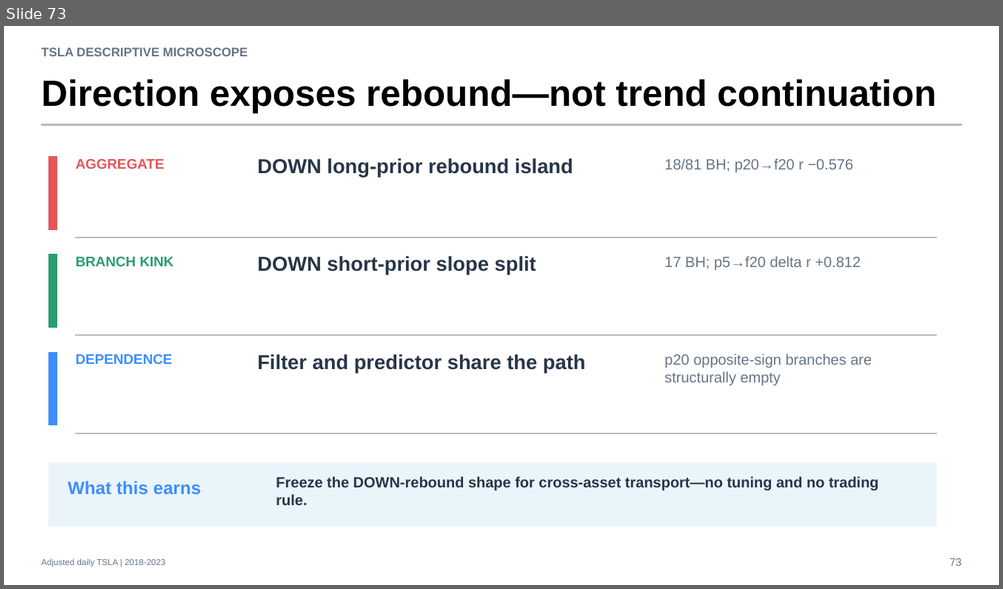
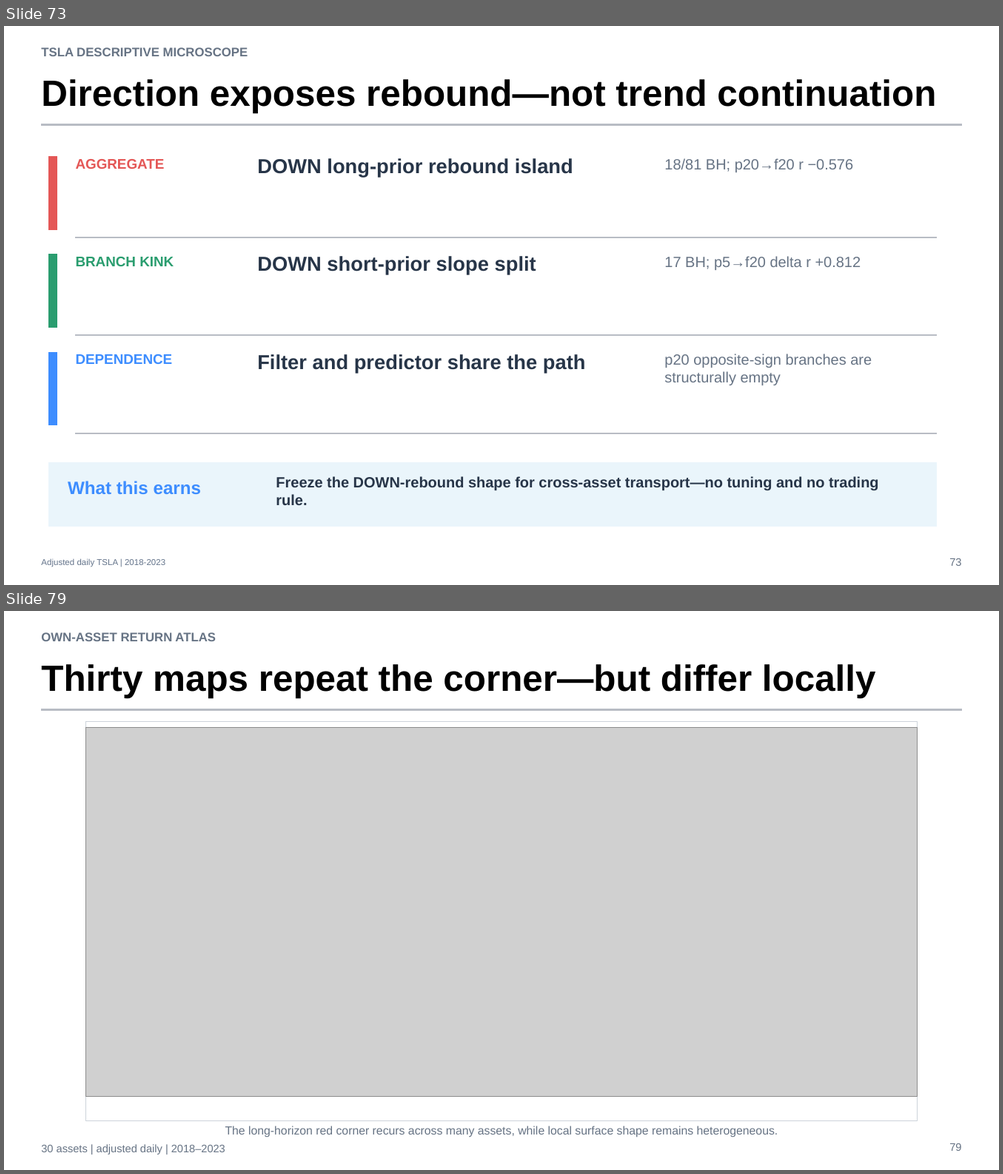
Before and after one commit to Francisc0Franc0/Time-Series-Modeling-Gen5, a slide deck: operator_hypothesis_lab/presentations/tsla_descriptive_microscope_evidence.pptx. Shown one above the other, each under a label of ours: slide 73 before the commit, slides 73 and 79 after it; the slides between them are not shown. The pictures are 1003x589 and 1003x1174 pixels, drawn with LibreOffice and Linux fonts; fonts in the diff are those of the drawing; grey boxes stand for pictures. Boxes give left, top, right and bottom in pixels: in the first picture for what was removed or moved away, otherwise in the second. Text is boxed around its words. In the diff, an @@ line names an element or a change of style, - is before the commit and + after.

Commit message:
Add balanced own-asset return geometry atlas

```diff
--- a/operator_hypothesis_lab/presentations/tsla_descriptive_microscope_evidence.pptx
+++ b/operator_hypothesis_lab/presentations/tsla_descriptive_microscope_evidence.pptx
@@ slide 79 added at (4,611,999,1170), background #FFFFFF @@
@@ text added at (41,632,216,641), 12 pt, text #667384, bold @@
+OWN-ASSET RETURN ATLAS
@@ text added at (41,664,876,698), 35.2 pt, text #000000, bold @@
+Thirty maps repeat the corner—but differ locally
@@ rectangle added at (41,709,962,710), fill #B8BCC4, outline #B8BCC4 0 pt @@
@@ rectangle added at (85,721,917,1122), fill #FFFFFF, outline #CDD3DA 0.75 pt @@
@@ picture added at (85,727,917,1096) @@
@@ text added at (225,1126,778,1138), 11.2 pt, text #667384 @@
+The long-horizon red corner recurs across many assets, while local surface shape remains heterogeneous.
@@ text added at (41,1145,225,1155), 10.5 pt, text #667384 @@
+30 assets | adjusted daily | 2018–2023
@@ text added at (949,1144,961,1151), 10.5 pt, text #667384 @@
+79
```
Also in this commit, not shown: 8 other slides added, 8 other files.
